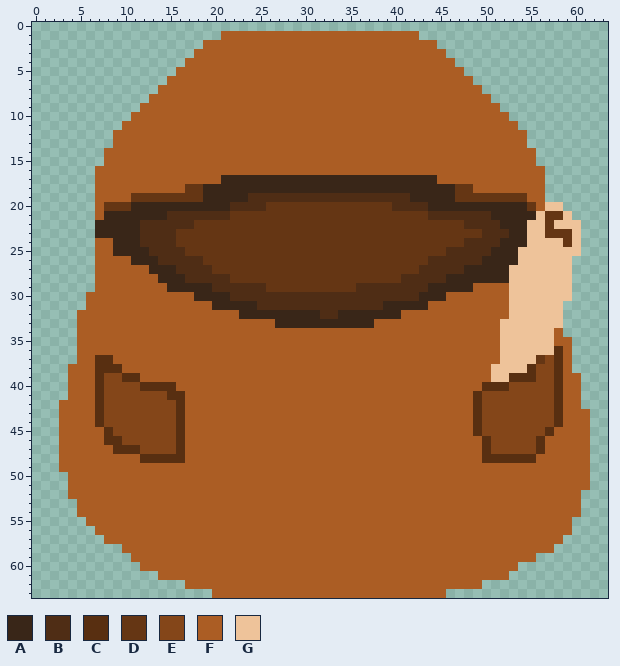
File history of a pixel-art sprite, Assets/DawnyArt/bag.png. This is how it looked before the edit.
The file is 64x64 pixels. Colours within 5 levels of each other are drawn and written as one.
Palette (. is transparent): A #392618  B #4f2d15  C #582f11  D #653614  E #844619  F #ab5d24  G #eec39a
The same view after the edit:
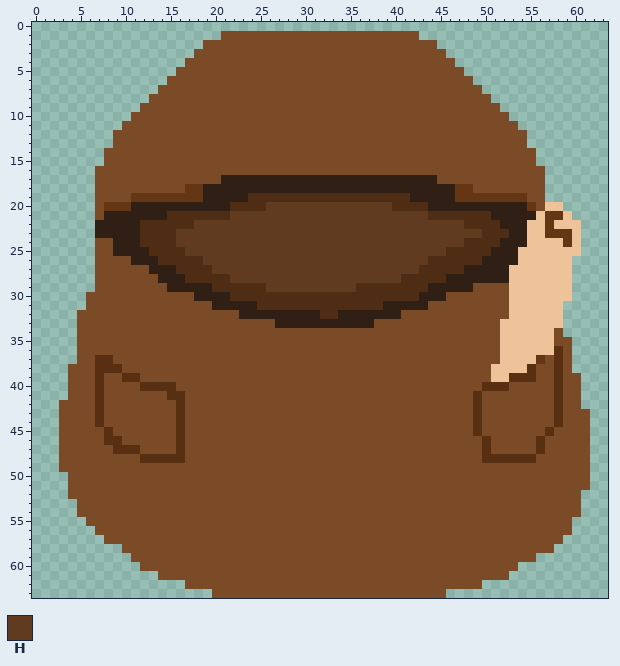
Colours new in this view: H #613b1f
Author's note on the commit: Dawny: Charsheet instructions, update on bag
The edit:
colour A: #392618 -> #301f14
colour F: #ab5d24 -> #7b4b27
y 20: x 26..39 DDDDDDDDDDDDDD -> HHHHHHHHHHHHHH
y 21: x 22..43 DDDDDDDDDDDDDDDDDDDDDD -> HHHHHHHHHHHHHHHHHHHHHH
y 22: x 18..47 DDDDDDDDDDDDDDDDDDDDDDDDDDDDDD -> HHHHHHHHHHHHHHHHHHHHHHHHHHHHHH
y 23: x 16..49 DDDDDDDDDDDDDDDDDDDDDDDDDDDDDDDDDD -> HHHHHHHHHHHHHHHHHHHHHHHHHHHHHHHHHH
y 24: x 16..47 DDDDDDDDDDDDDDDDDDDDDDDDDDDDDDDD -> HHHHHHHHHHHHHHHHHHHHHHHHHHHHHHHH
y 25: x 17..45 DDDDDDDDDDDDDDDDDDDDDDDDDDDDD -> HHHHHHHHHHHHHHHHHHHHHHHHHHHHH
y 26: x 19..43 DDDDDDDDDDDDDDDDDDDDDDDDD -> HHHHHHHHHHHHHHHHHHHHHHHHH
y 27: x 20..42 DDDDDDDDDDDDDDDDDDDDDDD -> HHHHHHHHHHHHHHHHHHHHHHH
y 28: x 22..40 DDDDDDDDDDDDDDDDDDD -> HHHHHHHHHHHHHHHHHHH
y 29: x 26..35 DDDDDDDDDD -> HHHHHHHHHH
y 37: x 57 E -> F
y 38: x 56..57 EE -> FF
y 39: x 8..9 EE -> FF; x 56..57 EE -> FF
y 40: x 8..11 EEEE -> FFFF; x 53..57 EEEEE -> FFFFF
y 41: x 8..14 EEEEEEE -> FFFFFFF; x 50..57 EEEEEEEE -> FFFFFFFF
y 42..44: x 8..15 EEEEEEEE -> FFFFFFFF; x 50..57 EEEEEEEE -> FFFFFFFF
y 45: x 9..15 EEEEEEE -> FFFFFFF; x 50..56 EEEEEEE -> FFFFFFF
y 46: x 10..15 EEEEEE -> FFFFFF; x 51..55 EEEEE -> FFFFF
y 47: x 12..15 EEEE -> FFFF; x 51..55 EEEEE -> FFFFF
